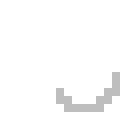
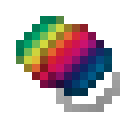
Layers edited between the first and the second 128 × 128 image:
hid group "Yoyo" (15 layers) over [16, 16, 120, 112]
hid group "Yoyo Contrast" (4 layers) over [16, 16, 120, 112]
showed group "Icon" (2 layers) over [16, 16, 120, 112]
showed "Stone copy" over [16, 16, 112, 96]
showed "Cord copy", painted on it over [56, 72, 120, 112]
showed group "Non Tinkers'" (9 layers) over [16, 16, 120, 112]
